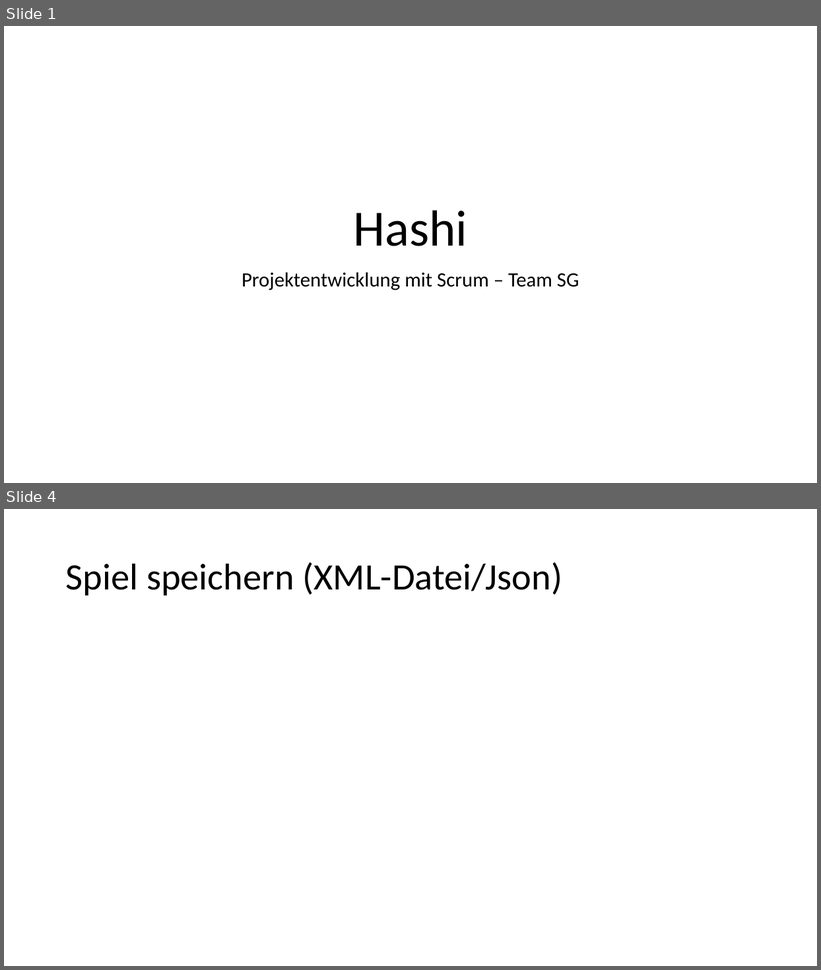
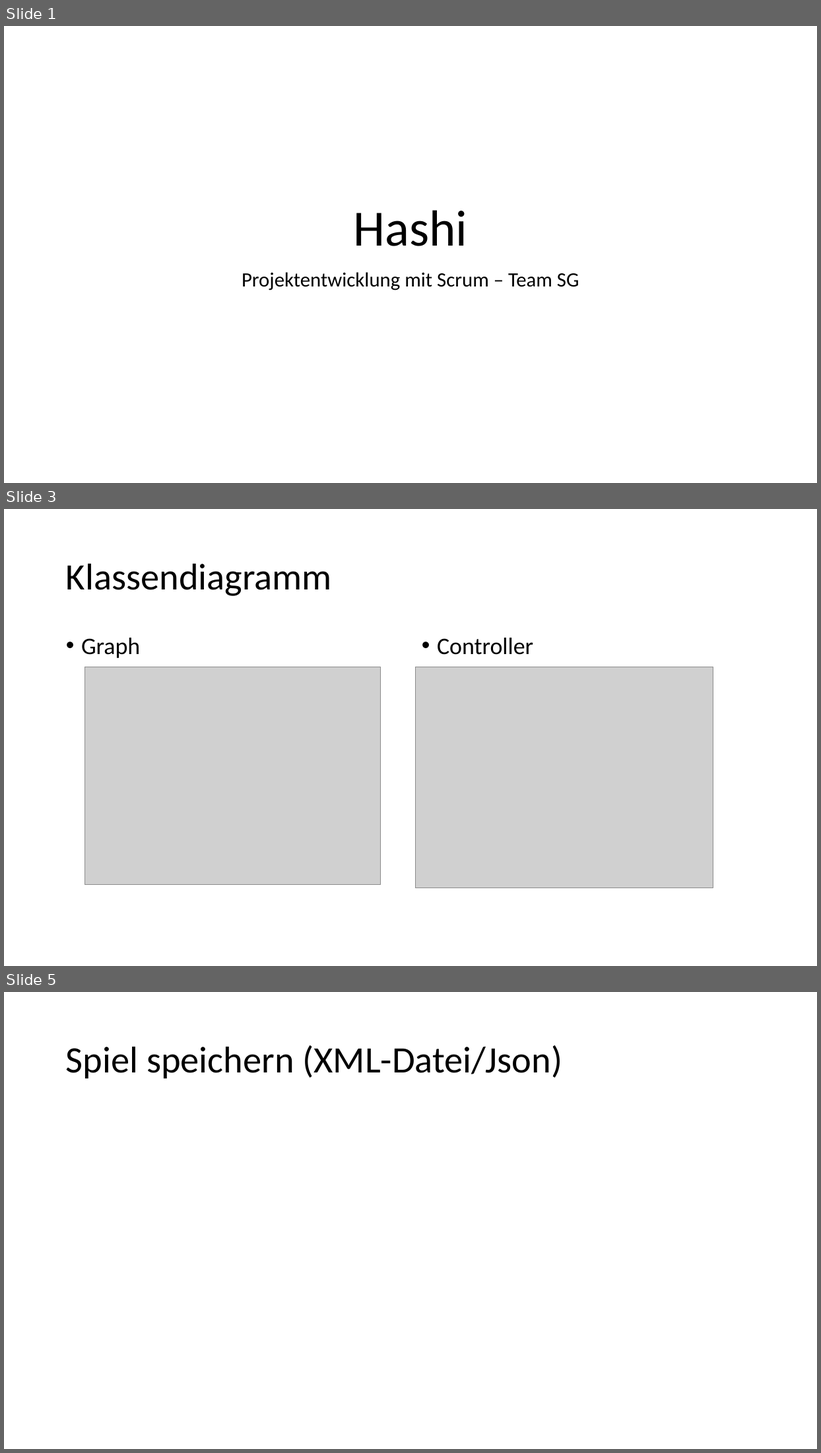
Before and after one commit to SWEHashiSG/hashi, a slide deck: documentation/Präsentation_Hashi_TeamSG.pptx. Shown one above the other, each under a label of ours: slides 1 and 4 before the commit, slides 1, 3 and 5 after it; the slides between them are not shown. The pictures are 821x970 and 821x1453 pixels, drawn with LibreOffice and Linux fonts; fonts in the diff are those of the drawing; grey boxes stand for pictures. Boxes give left, top, right and bottom in pixels: in the first picture for what was removed or moved away, otherwise in the second. Text is boxed around its words. In the diff, an @@ line names an element or a change of style, - is before the commit and + after.

```diff
--- a/documentation/Präsentation_Hashi_TeamSG.pptx
+++ b/documentation/Präsentation_Hashi_TeamSG.pptx
@@ slide 3 added at [4,509,817,966], background #FFFFFF @@
@@ title added at [66,563,332,596], 44 pt, text #000000 @@
+Klassendiagramm
@@ text added at [81,638,140,658], 28 pt, text #000000 @@
+• Graph
@@ text added at [437,638,533,655], 28 pt, text #000000 @@
+• Controller
@@ picture added at [85,667,381,885] @@
@@ picture added at [416,667,714,889] @@
@@ what was slide 4 is now slide 5 @@
```
Also in this commit, not shown: 1 slide changed, 2 other slides added, 1 slide removed.
